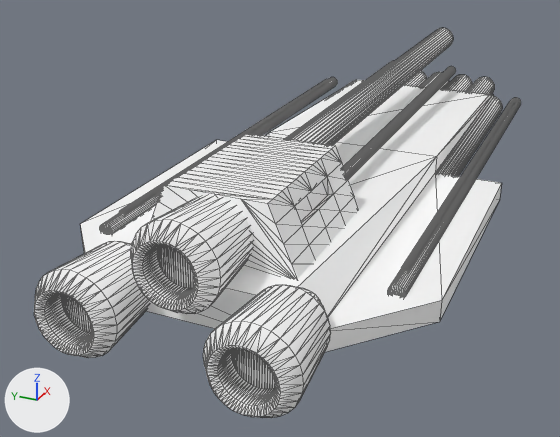
One commit to the glTF model public/res/joined-spaceship.glb: the scene before it, then after it.
One viewpoint serves both versions: a 50 mm camera at (-11.5, -3.7, 6.53) aimed at (-1.11, 0.98, 1.33). The lights are fixed; the arrows at lower left show +X, +Y and +Z. Mesh edges are drawn as thin lines. Where no turn or scale is listed for an object, it has been applied to the vertices.
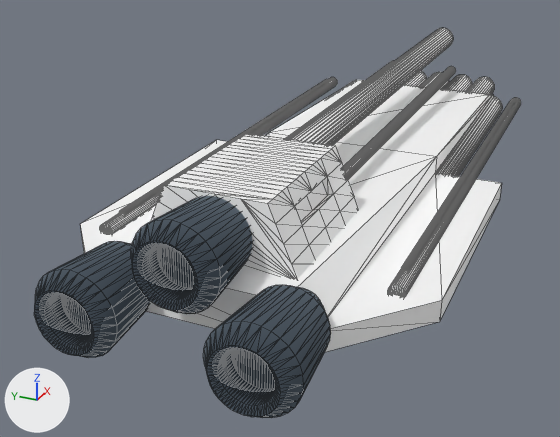
Pixel boxes (x1, y1, x2, y2) of what changed, in the pictures (560 x 437 px):
'Cylinder', surface changed
    both: (34, 184, 339, 418)

Patch to the scene script:
```diff
--- a/public/res/joined-spaceship.glb.py
+++ b/public/res/joined-spaceship.glb.py
@@ img_metal1_jpg @@
+img_metal1_jpg = load_image('metal1.jpg', '_unpacked/metal1.jpg', 400, 400, 'sRGB')
@@ mat_material_003 @@
 mat_material_003 = principled_material('Material.003')
-mat_material_003.base_color = (1.0, 1.0, 1.0)  # white #ffffff
+mat_material_003.texture = img_metal1_jpg
 mat_material_003.metallic = 1.0
```
